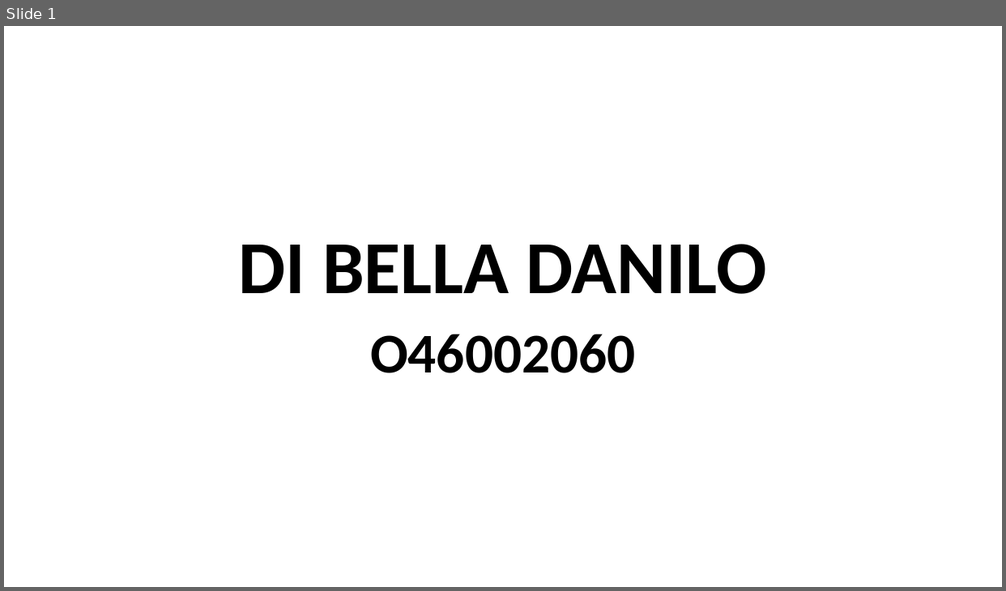
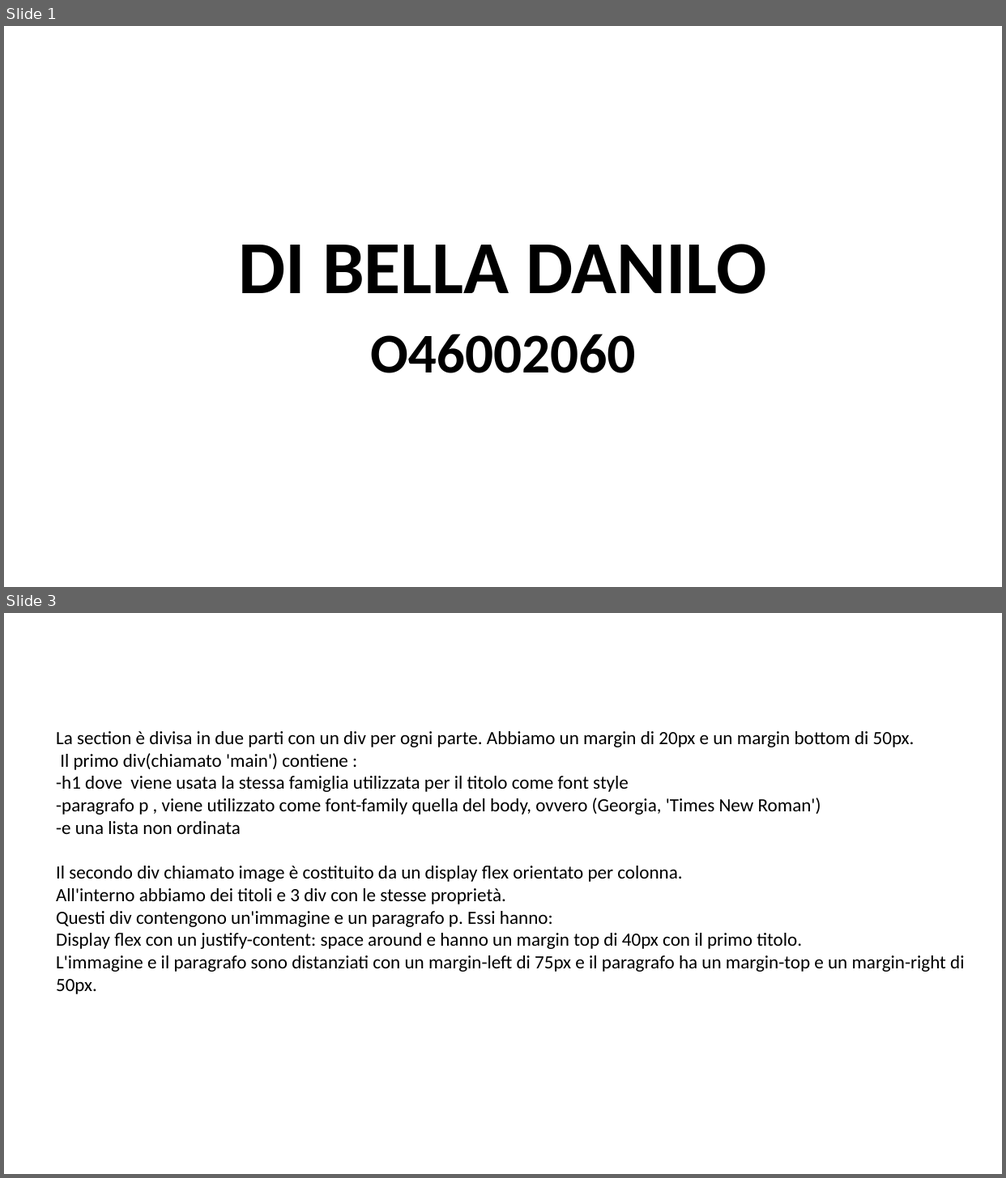
Before and after one commit to O46002060/mhw1, a slide deck: mhw1.pptx. Shown one above the other, each under a label of ours: slide 1 before the commit, slides 1 and 3 after it; the slides between them are not shown. The pictures are 1006x591 and 1006x1178 pixels, drawn with LibreOffice and Linux fonts; fonts in the diff are those of the drawing. Boxes give left, top, right and bottom in pixels: in the first picture for what was removed or moved away, otherwise in the second. Text is boxed around its words. In the diff, an @@ line names an element or a change of style, - is before the commit and + after.

```diff
--- a/mhw1.pptx
+++ b/mhw1.pptx
@@ slide 3 added at [4, 613, 1002, 1174], background #FFFFFF @@
@@ text added at [56, 731, 964, 995], 18 pt, text #000000 @@
+    La section è divisa in due parti con un div per ogni parte. Abbiamo un margin di 20px e un margin bottom di 50px.
+    Il primo div(chiamato 'main') contiene :
+    -h1 dove viene usata la stessa famiglia utilizzata per il titolo come font style
+    -paragrafo p , viene utilizzato come font-family quella del body, ovvero (Georgia, 'Times New Roman')
+    -e una lista non ordinata
+    Il secondo div chiamato image è costituito da un display flex orientato per colonna.
+    All'interno abbiamo dei titoli e 3 div con le stesse proprietà.
+    Questi div contengono un'immagine e un paragrafo p. Essi hanno:
+    Display flex con un justify-content: space around e hanno un margin top di 40px con il primo titolo.
+    L'immagine e il paragrafo sono distanziati con un margin-left di 75px e il paragrafo ha un margin-top e un margin-right di 50px.
```
Also in this commit, not shown: 3 slides changed.
